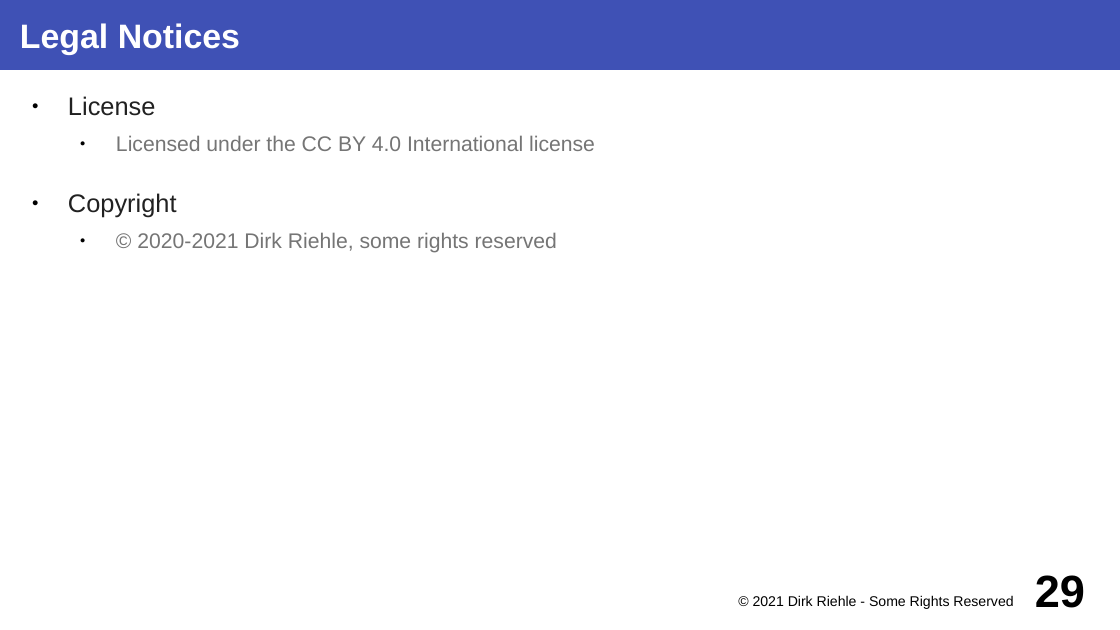
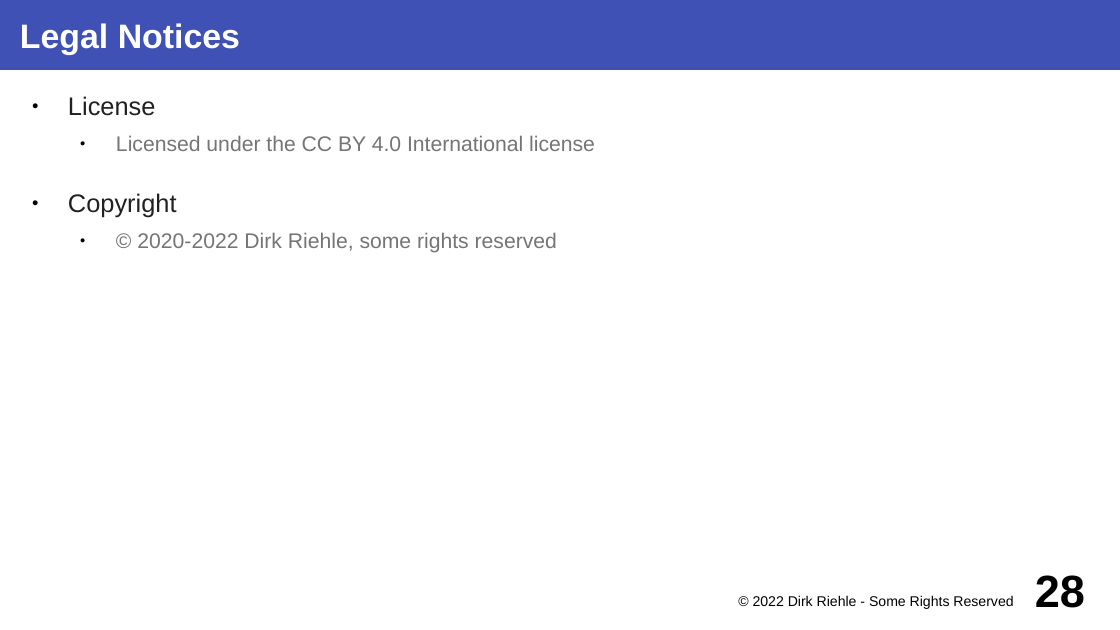
Before and after one commit to dirkriehle/coss-course, a slide deck: slide 28 of Lecture slides/COSS D03 - University Spin-offs.odp (slide 29 before the commit). Drawn at 1120x630 pixels with LibreOffice and Linux fonts; fonts in the diff are those of the drawing. Boxes give left, top, right and bottom in pixels: in the first picture for what was removed or moved away, otherwise in the second. Text is boxed around its words. In the diff, an @@ line names an element or a change of style, - is before the commit and + after.

```diff
--- a/Lecture slides/COSS D03 - University Spin-offs.odp
+++ b/Lecture slides/COSS D03 - University Spin-offs.odp
@@ text at (137, 232, 557, 253): text changed @@
-  ● © 2020-2021 Dirk Riehle, some rights reserved
+  ● © 2020-2022 Dirk Riehle, some rights reserved
@@ text at (753, 595, 1013, 609): text changed @@
-© 2021 Dirk Riehle - Some Rights Reserved
+© 2022 Dirk Riehle - Some Rights Reserved
@@ page number at (1035, 575, 1085, 608): text changed @@
-29
+28
```
Also in this commit, not shown: 20 other slides changed, 1 slide removed, 8 other files.
